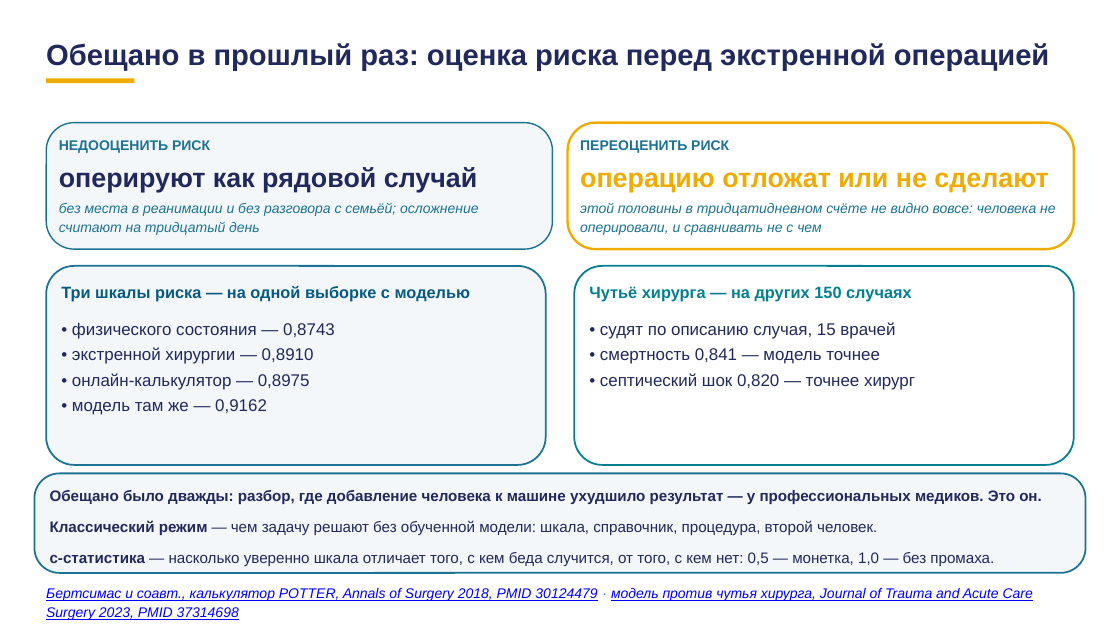
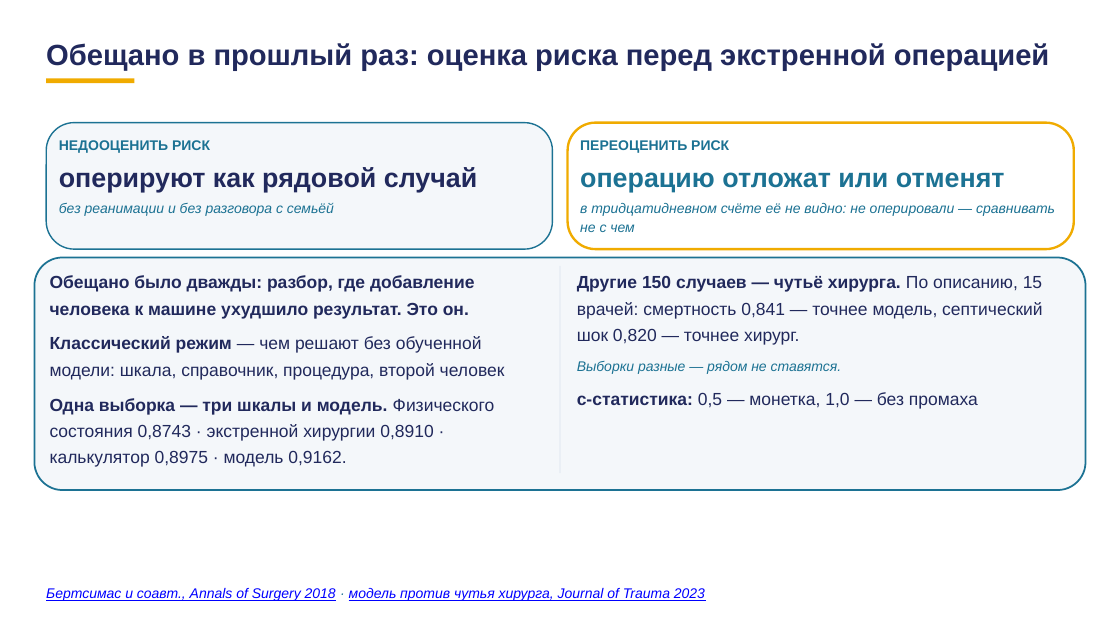
Before and after one commit to tellina-study/AI-usage-lessons, a slide deck: slide 44 of library/lectures/lec-07/rework/deck/lec-07-karkas.pptx (slide 49 before the commit). Drawn at 1120x630 pixels with LibreOffice and Linux fonts; fonts in the diff are those of the drawing. Boxes give left, top, right and bottom in pixels: in the first picture for what was removed or moved away, otherwise in the second. Text is boxed around its words. In the diff, an @@ line names an element or a change of style, - is before the commit and + after.

```diff
--- a/library/lectures/lec-07/rework/deck/lec-07-karkas.pptx
+++ b/library/lectures/lec-07/rework/deck/lec-07-karkas.pptx
@@ text at <box>580,172,1005,193</box>: text changed; text colour #F0AB00 to #1C7293 @@
-операцию отложат или не сделают
+операцию отложат или отменят
@@ text at <box>59,203,334,216</box>: text changed @@
-без места в реанимации и без разговора с семьёй; осложнение считают на тридцатый день
+без реанимации и без разговора с семьёй
@@ text at <box>580,203,1055,232</box>: text changed @@
-этой половины в тридцатидневном счёте не видно вовсе: человека не оперировали, и сравнивать не с чем
+в тридцатидневном счёте её не видно: не оперировали — сравнивать не с чем
@@ rounded rectangle: place and size @@
-rounded rectangle at <box>46,266,546,465</box>
+rounded rectangle at <box>34,258,1086,491</box>
@@ rounded rectangle at <box>34,258,1086,491</box>: proportions changed @@
@@ rectangle added at <box>560,266,560,474</box>, fill #D9E2EC @@
@@ rounded rectangle removed at <box>575,266,1075,465</box> @@
@@ text at <box>50,275,505,467</box>: text changed; size 14.5 to 15 pt @@
-• физического состояния — 0,8743
-• экстренной хирургии — 0,8910
-• онлайн-калькулятор — 0,8975
-• модель там же — 0,9162
+Обещано было дважды: разбор, где добавление человека к машине ухудшило результат. Это он.
+Классический режим — чем решают без обученной модели: шкала, справочник, процедура, второй человек
+Одна выборка — три шкалы и модель. Физического состояния 0,8743 · экстренной хирургии 0,8910 · калькулятор 0,8975 · модель 0,9162.
@@ text removed at <box>61,286,471,302</box> @@
-Три шкалы риска — на одной выборке с моделью
@@ text at <box>577,276,1042,409</box>: text changed; size 14.5 to 15 pt @@
-• судят по описанию случая, 15 врачей
-• смертность 0,841 — модель точнее
-• септический шок 0,820 — точнее хирург
+Другие 150 случаев — чутьё хирурга. По описанию, 15 врачей: смертность 0,841 — точнее модель, септический шок 0,820 — точнее хирург.
+Выборки разные — рядом не ставятся.
+c-статистика: 0,5 — монетка, 1,0 — без промаха
@@ text removed at <box>589,286,912,302</box> @@
-Чутьё хирурга — на других 150 случаях
@@ rounded rectangle removed at <box>34,474,1086,573</box> @@
@@ text removed at <box>50,490,1042,566</box> @@
-Обещано было дважды: разбор, где добавление человека к машине ухудшило результат — у профессиональных медиков. Это он.
-Классический режим — чем задачу решают без обученной модели: шкала, справочник, процедура, второй человек.
-c-статистика — насколько уверенно шкала отличает того, с кем беда случится, от того, с кем нет: 0,5 — монетка, 1,0 — без промаха.
@@ text at <box>46,588,705,601</box>: text changed @@
-Бертсимас и соавт., калькулятор POTTER, Annals of Surgery 2018, PMID 30124479 · модель против чутья хирурга, Journal of Trauma and Acute Care Surgery 2023, PMID 37314698
+Бертсимас и соавт., Annals of Surgery 2018 · модель против чутья хирурга, Journal of Trauma 2023
```
Also in this commit, not shown: 77 other slides changed, 23 slides added, 24 slides removed, 1 other file.
